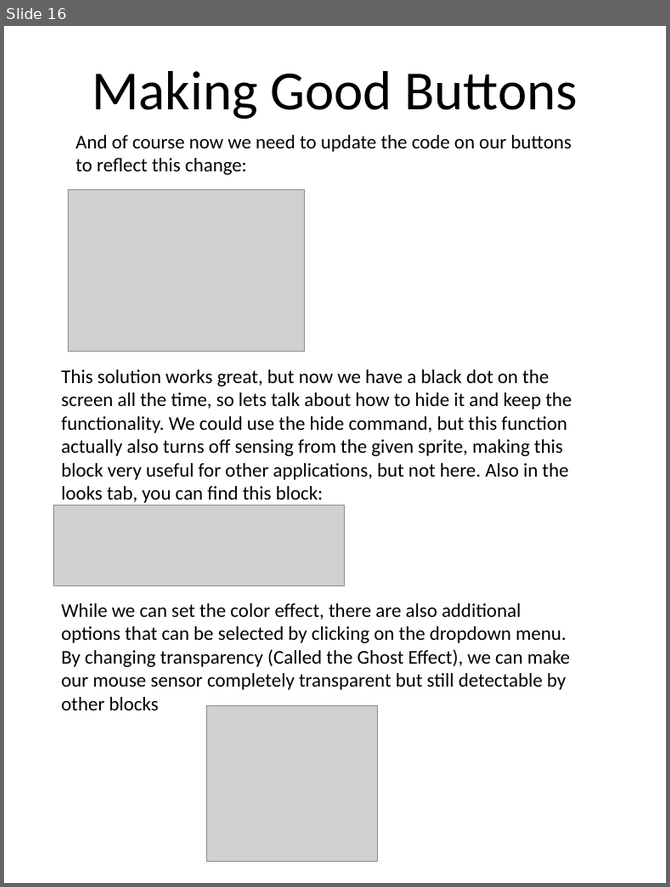
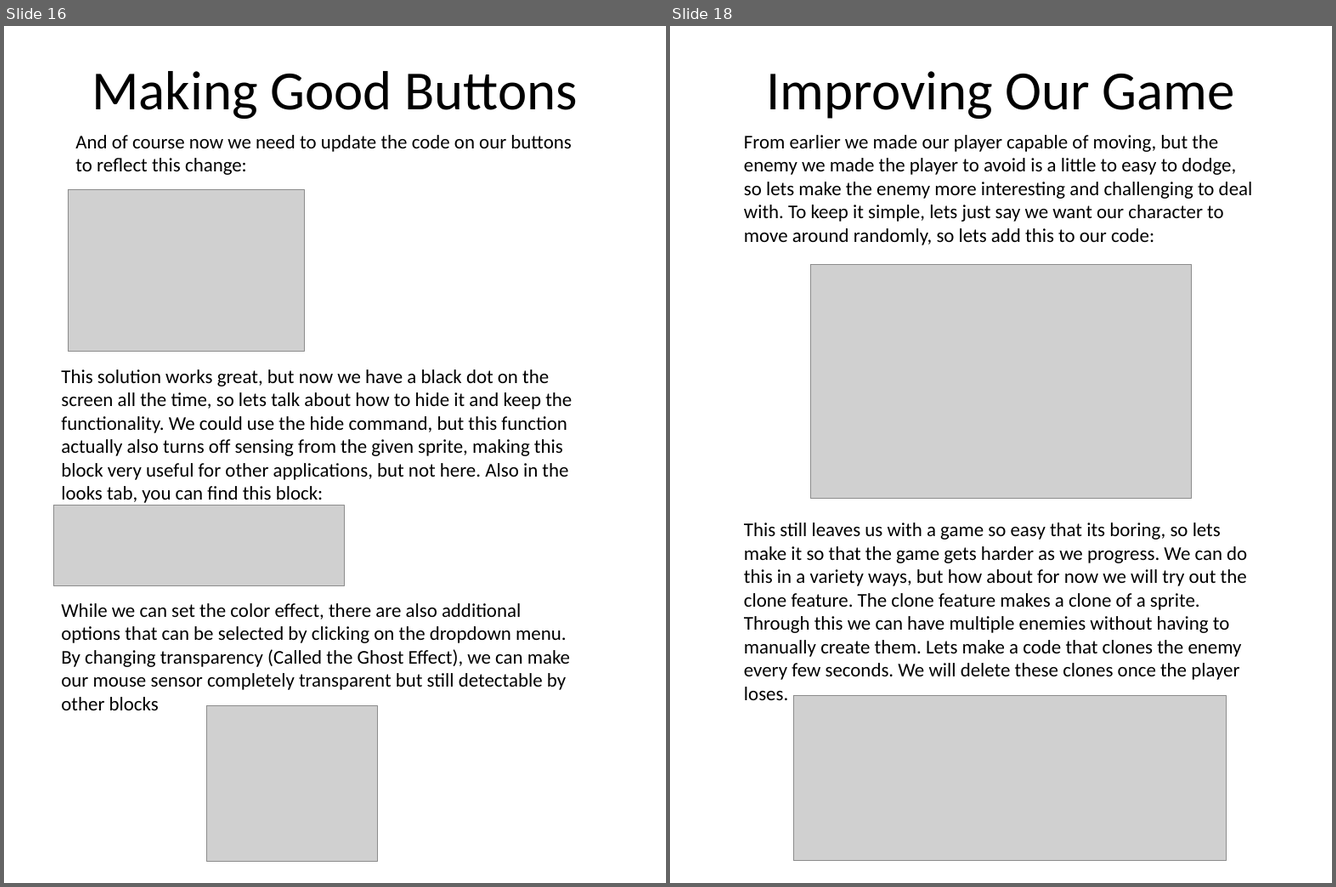
Before and after one commit to tommyrohmann/Coding-Club, a slide deck: Meeting Notes/Powerpoints they are the same as the pdfs/Coding Club Meeting 2.pptx. Shown side by side, each under a label of ours: slide 16 before the commit, slides 16 and 18 after it; the slides between them are not shown. The pictures are 670x887 and 1336x887 pixels, drawn with LibreOffice and Linux fonts; fonts in the diff are those of the drawing; grey boxes stand for pictures. Boxes give left, top, right and bottom in pixels: in the first picture for what was removed or moved away, otherwise in the second. Text is boxed around its words. In the diff, an @@ line names an element or a change of style, - is before the commit and + after.

```diff
--- a/Meeting Notes/Powerpoints they are the same as the pdfs/Coding Club Meeting 2.pptx
+++ b/Meeting Notes/Powerpoints they are the same as the pdfs/Coding Club Meeting 2.pptx
@@ slide 18 added at <box>670,26,1332,883</box>, background #FFFFFF @@
@@ title added at <box>766,71,1235,119</box>, 51 pt, text #000000 @@
+Improving Our Game
@@ text added at <box>744,135,1253,245</box>, 18 pt, text #000000 @@
+From earlier we made our player capable of moving, but the enemy we made the player to avoid is a little to easy to dodge, so lets make the enemy more interesting and challenging to deal with. To keep it simple, lets just say we want our character to move around randomly, so lets add this to our code:
@@ picture added at <box>810,264,1192,498</box> @@
@@ text added at <box>744,522,1247,700</box>, 18 pt, text #000000 @@
+This still leaves us with a game so easy that its boring, so lets make it so that the game gets harder as we progress. We can do this in a variety ways, but how about for now we will try out the clone feature. The clone feature makes a clone of a sprite. Through this we can have multiple enemies without having to manually create them. Lets make a code that clones the enemy every few seconds. We will delete these clones once the player loses.
@@ picture added at <box>794,695,1227,861</box> @@
```
Also in this commit, not shown: 5 slides changed, 9 other slides added, 2 other files.
